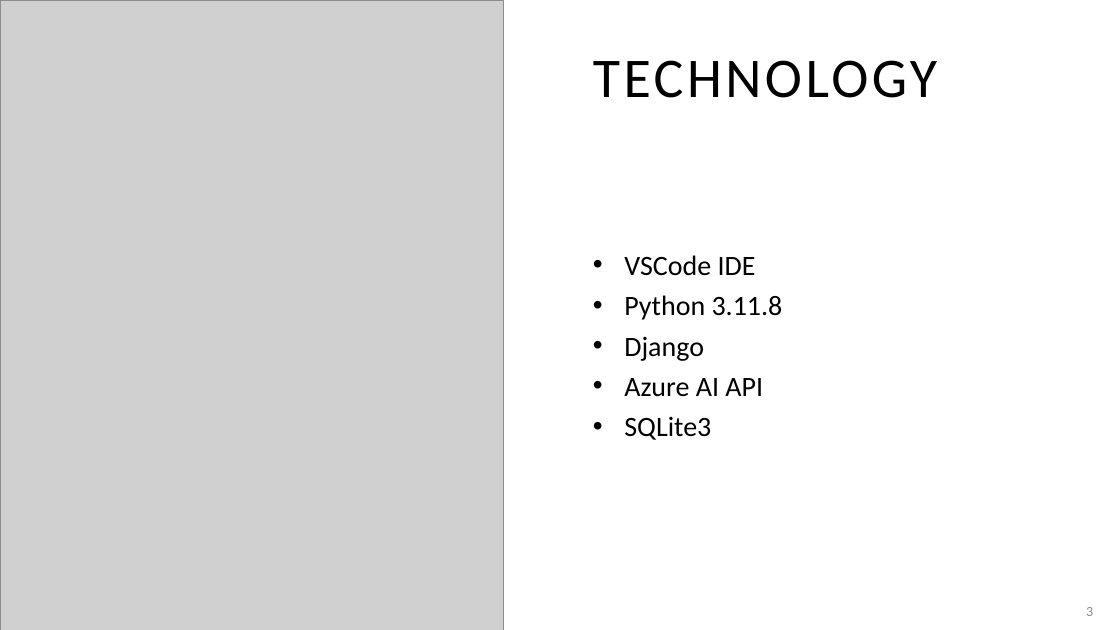
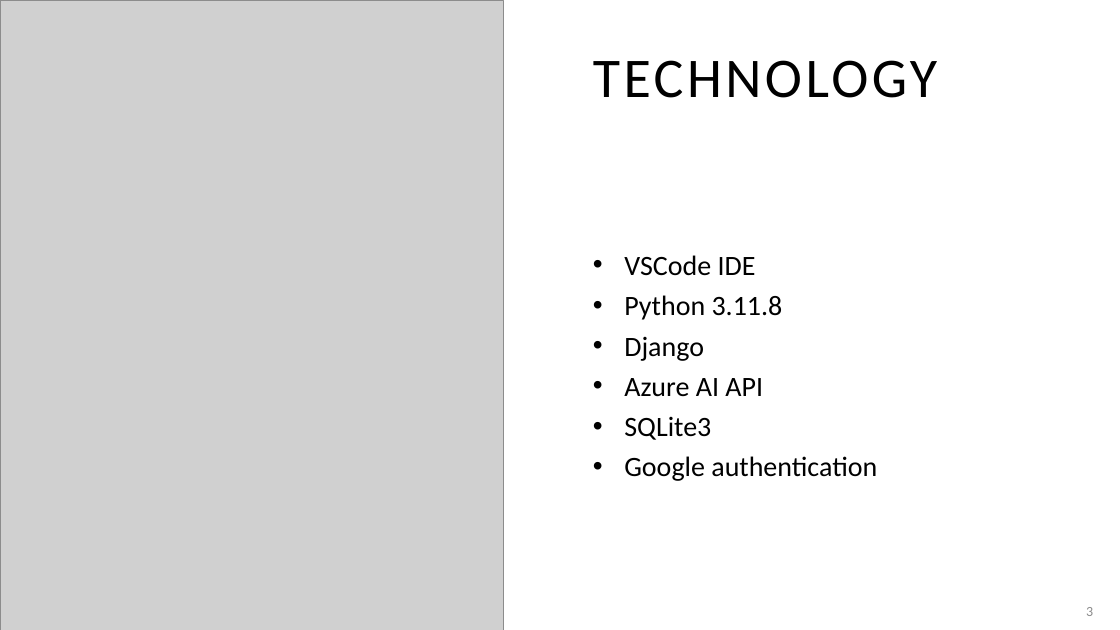
Before and after one commit to adriaonline/CPT200SP24-Team1, a slide deck: slide 3 of Phase 3 Docs/Phase 3 - Presentation.pptx. Drawn at 1120x630 pixels with LibreOffice and Linux fonts; fonts in the diff are those of the drawing; grey boxes stand for pictures. Boxes give left, top, right and bottom in pixels: in the first picture for what was removed or moved away, otherwise in the second. Text is boxed around its words. In the diff, an @@ line names an element or a change of style, - is before the commit and + after.

```diff
--- a/Phase 3 Docs/Phase 3 - Presentation.pptx
+++ b/Phase 3 Docs/Phase 3 - Presentation.pptx
@@ text at box(624, 456, 877, 481): paragraph added @@
+• Google authentication
```
Also in this commit, not shown: 2 other slides changed, 4 other files.
